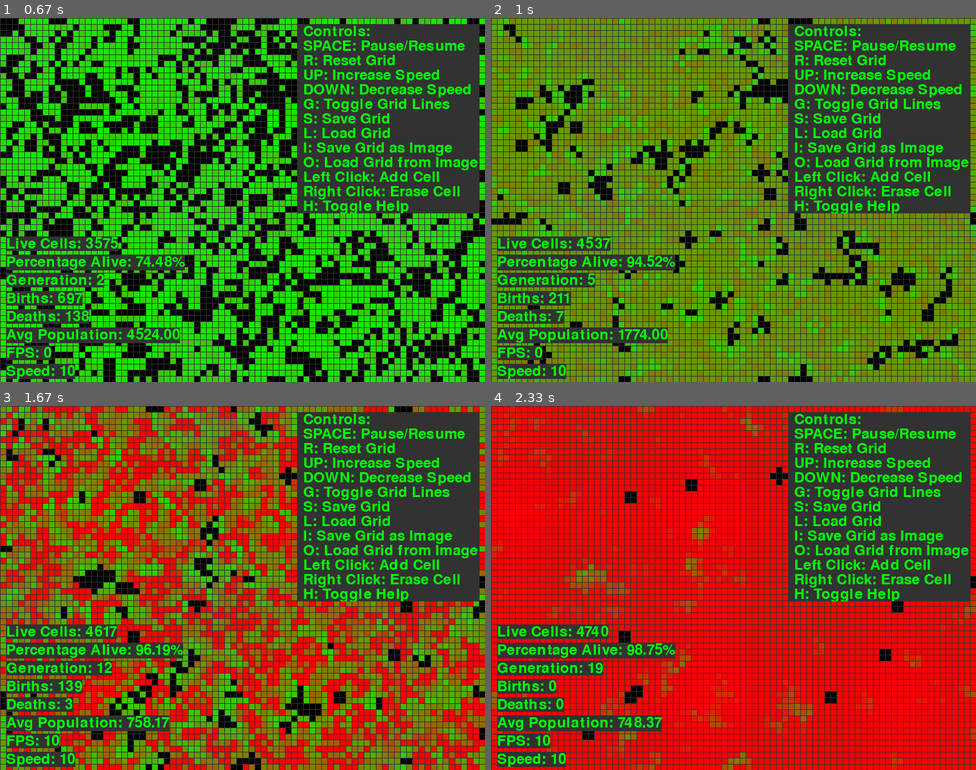
Above: before the commit, frames 1-4 (two rows, left to right).
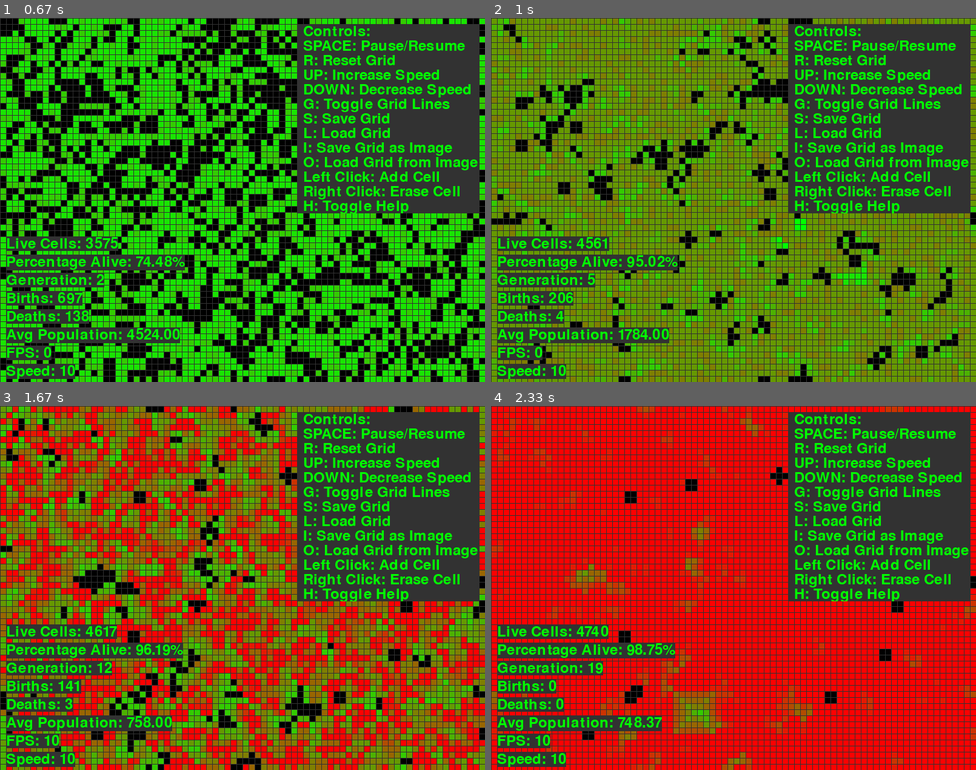
Above: after the commit, the same moments.

Repository: PawiX25/pygame-conways-game-of-life
Game: pygame game, started from game.py
Same seed, same stepped clock (60 frames per second), same inputs: the game is played once before the commit and once after it.
Inputs (mouse positions are in pixels of both pictures, inside the frame that each line leads up to):
- Up to frame 1 (0.67 s): tap 3 at 0.33 s
- Up to frame 2 (1 s): press the mouse at (912, 327) at 0.7 s; move the mouse to (849, 280) at 0.8 s; release the mouse at (791, 232) at 0.93 s
- Up to frame 3 (1.67 s): hold O 1.07-1.53 s; hold Right 1.07-1.53 s; click (145, 456) at 1.23 s; move the mouse to (198, 715) at 1.57 s
- Up to frame 4 (2.33 s): right-click (689, 715) at 1.7 s; hold Right from 1.97 s (still down); click (859, 449) at 2.13 s

Frame 1 is identical in both runs. In frame 2, 1.0% of the frame differs, in the area x 13-92%, y 55-92%; in frame 3, 0.6%; in frame 4, 0.9%.

Commit message:
Add brush size functionality for drawing and erasing

Diff:
--- a/game.py
+++ b/game.py
@@ -234,6 +234,14 @@
         print("Image file not found.")
         return initialize_grid()
 
+def draw_brush(grid, x, y, brush_size, value):
+    """Draw the brush on the grid."""
+    start_x = max(0, x - brush_size // 2)
+    start_y = max(0, y - brush_size // 2)
+    end_x = min(GRID_WIDTH, x + brush_size // 2 + 1)
+    end_y = min(GRID_HEIGHT, y + brush_size // 2 + 1)
+    grid[start_x:end_x, start_y:end_y] = value
+
 def main():
     grid = initialize_grid()
     age_grid = initialize_age_grid()
@@ -245,6 +253,7 @@
     speed = config["SPEED"]
     dragging = False
     erase_dragging = False
+    brush_size = 5  # Default brush size
     live_cells_history = []
     ruleset = None
     show_tooltip = True  # Initial state of the tooltip
@@ -302,20 +311,24 @@
                     grid = load_grid_from_image()
                 if event.key == pygame.K_h:
                     show_tooltip = not show_tooltip  # Toggle tooltip display
+                if event.key == pygame.K_LEFT:  # Decrease brush size
+                    brush_size = max(1, brush_size - 1)
+                if event.key == pygame.K_RIGHT:  # Increase brush size
+                    brush_size += 1
             if event.type == pygame.MOUSEBUTTONDOWN:
-                if event.button == 1:
+                if event.button == 1:  # Left click to start drawing
                     dragging = True
                     x, y = pygame.mouse.get_pos()
                     x //= CELL_SIZE
                     y //= CELL_SIZE
-                    grid[x, y] = 1 - grid[x, y]
+                    draw_brush(grid, x, y, brush_size, 1)
                     total_population = np.sum(grid)
-                if event.button == 3:
+                if event.button == 3:  # Right click to start erasing
                     erase_dragging = True
                     x, y = pygame.mouse.get_pos()
                     x //= CELL_SIZE
                     y //= CELL_SIZE
-                    grid[x, y] = 0
+                    draw_brush(grid, x, y, brush_size, 0)
                     total_population = np.sum(grid)
             if event.type == pygame.MOUSEBUTTONUP:
                 if event.button == 1:
@@ -327,9 +340,9 @@
                 x //= CELL_SIZE
                 y //= CELL_SIZE
                 if dragging:
-                    grid[x, y] = 1
+                    draw_brush(grid, x, y, brush_size, 1)
                 if erase_dragging:
-                    grid[x, y] = 0
+                    draw_brush(grid, x, y, brush_size, 0)
                 total_population = np.sum(grid)
 
         screen.fill(BLACK)
